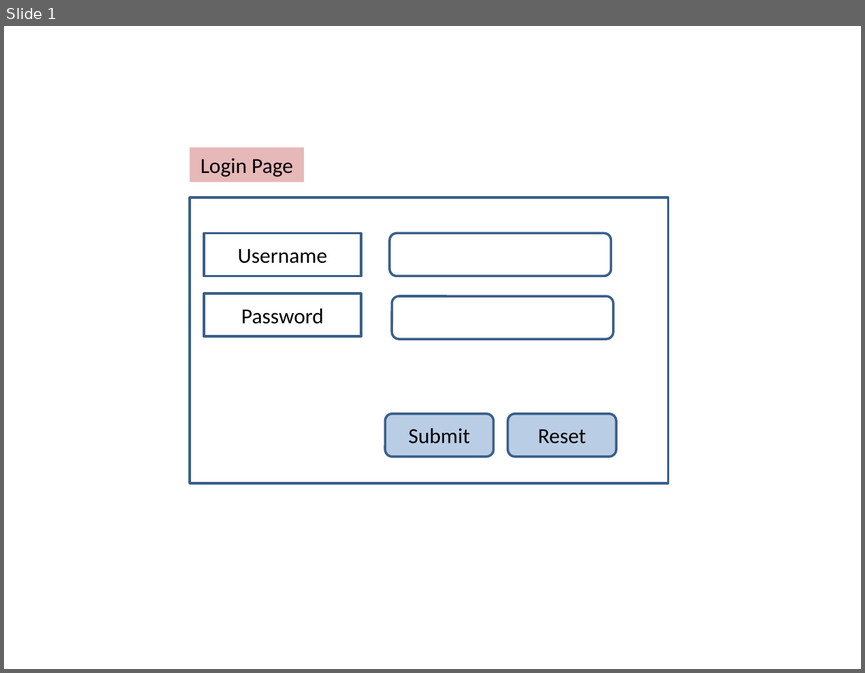
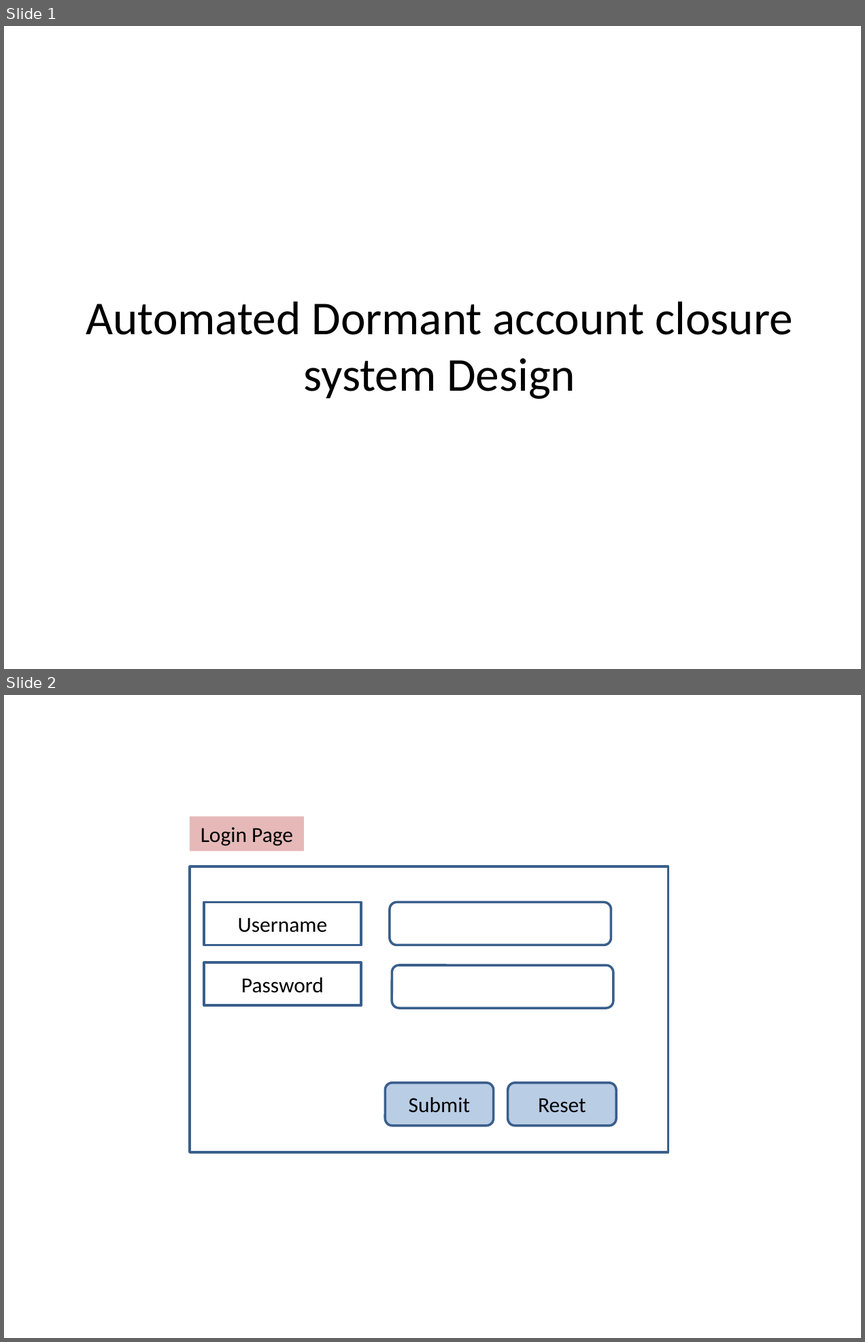
Before and after one commit to InfosysApps/DACSDocs, a slide deck: DACS-POC-Design.pptx. Shown one above the other, each under a label of ours: slide 1 before the commit, slides 1 and 2 after it. The pictures are 865x673 and 865x1342 pixels, drawn with LibreOffice and Linux fonts; fonts in the diff are those of the drawing. Boxes give left, top, right and bottom in pixels: in the first picture for what was removed or moved away, otherwise in the second. Text is boxed around its words. In the diff, an @@ line names an element or a change of style, - is before the commit and + after.

```diff
--- a/DACS-POC-Design.pptx
+++ b/DACS-POC-Design.pptx
@@ slide 1 added at (x1=4, y1=26, x2=861, y2=669), background #FFFFFF @@
@@ title added at (x1=86, y1=301, x2=793, y2=399), 39.6 pt, text #000000 @@
+Automated Dormant account closure system Design
@@ what was slide 1 is now slide 2 @@
```
Also in this commit, not shown: 1 other slide added, 1 other file.
